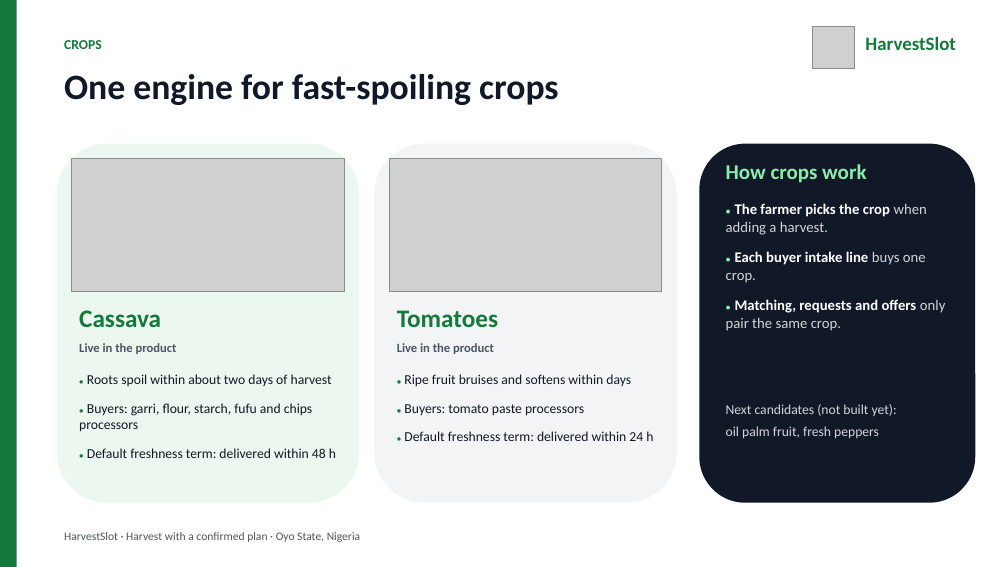
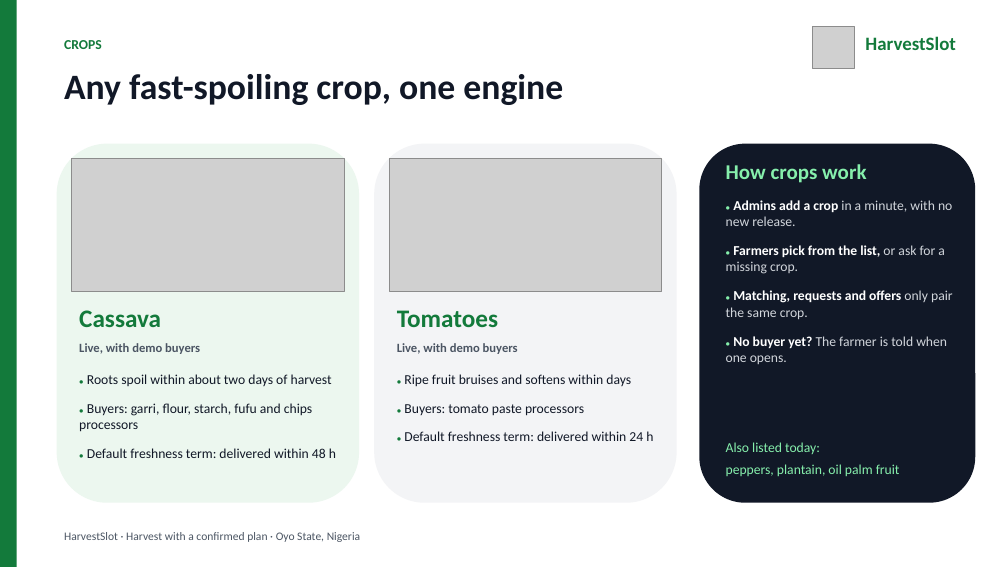
Before and after one commit to kobiowuquadri/harvestslot, a slide deck: slide 4 of docs/HarvestSlot-Pitch-Deck-v3.pptx. Drawn at 1008x567 pixels with LibreOffice and Linux fonts; fonts in the diff are those of the drawing; grey boxes stand for pictures. Boxes give left, top, right and bottom in pixels: in the first picture for what was removed or moved away, otherwise in the second. Text is boxed around its words. In the diff, an @@ line names an element or a change of style, - is before the commit and + after.

```diff
--- a/docs/HarvestSlot-Pitch-Deck-v3.pptx
+++ b/docs/HarvestSlot-Pitch-Deck-v3.pptx
@@ text at (64, 74, 563, 105): text changed @@
-One engine for fast-spoiling crops
+Any fast-spoiling crop, one engine
@@ text at (726, 200, 952, 274): text changed; size 14 to 13 pt; text colour #FFFFFF to #D1D5DB; bold off @@
-● The farmer picks the crop when adding a harvest.
-● Each buyer intake line buys one crop.
+● Admins add a crop in a minute, with no new release.
+● Farmers pick from the list, or ask for a missing crop.
@@ text at (726, 290, 953, 319): size 8 to 7 pt in "●"; size 14 to 13 pt in "Matching, requests and offers only pair the ..." @@
@@ text at (79, 343, 200, 354): text changed @@
-Live in the product
+Live, with demo buyers
@@ text at (397, 343, 518, 354): text changed @@
-Live in the product
+Live, with demo buyers
@@ text at (726, 336, 947, 364): paragraph added @@
+● No buyer yet? The farmer is told when one opens.
@@ text at (726, 442, 900, 476): text changed; text colour #D1D5DB to #86EFAC @@
-Next candidates (not built yet):
-oil palm fruit, fresh peppers
+Also listed today:
+peppers, plantain, oil palm fruit
```
Also in this commit, not shown: 6 other slides changed, 53 other files.
